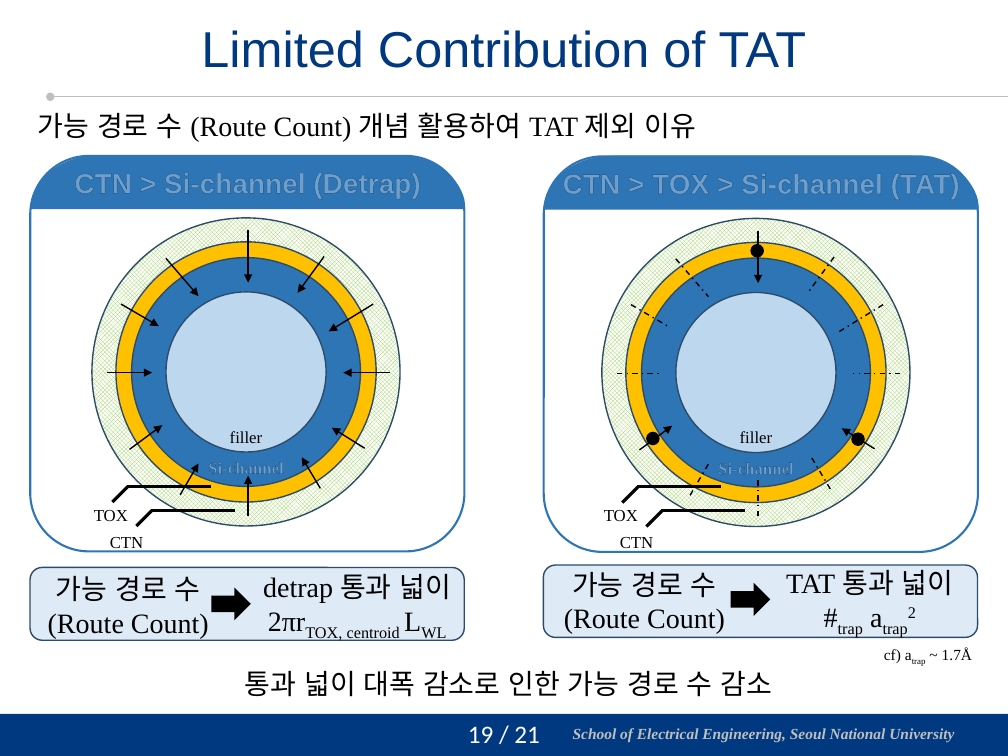
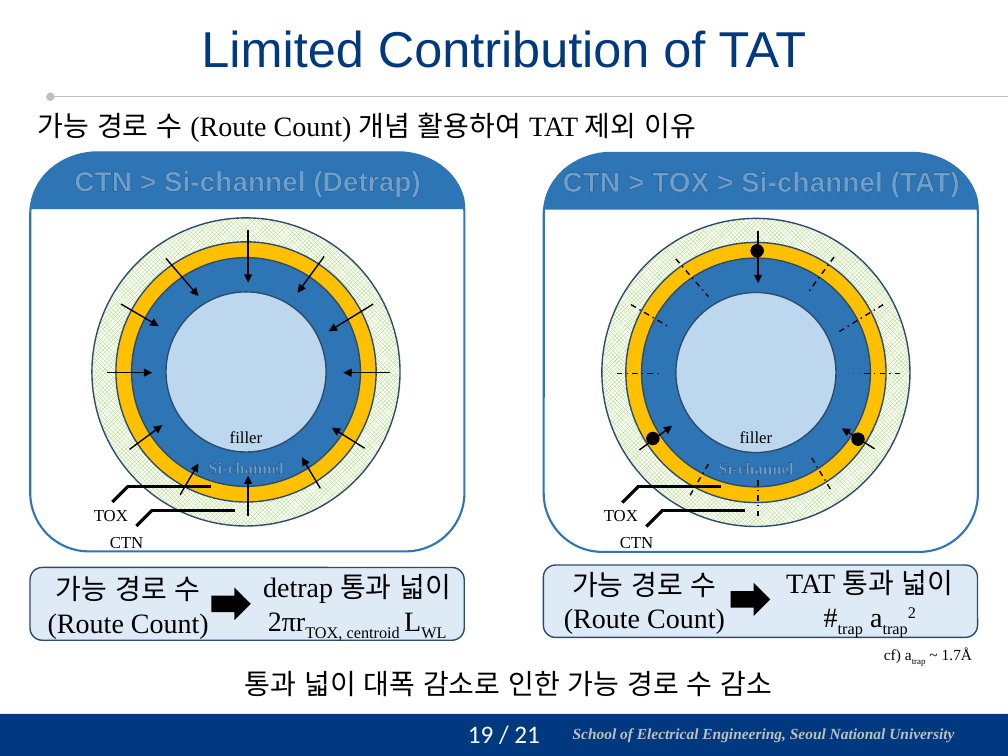
Before and after one commit to vectorcont62-dev/Graduation-SNU-MS, a slide deck: slide 20 of 진명 석사졸업 연구 정리 - TAT 제외.pptx. Drawn at 1008x756 pixels with LibreOffice and Linux fonts; fonts in the diff are those of the drawing; background and template pictures are left out. Boxes give left, top, right and bottom in pixels: in the first picture for what was removed or moved away, otherwise in the second. Text is boxed around its words. In the diff, an @@ line names an element or a change of style, - is before the commit and + after.

```diff
--- a/진명 석사졸업 연구 정리 - TAT 제외.pptx
+++ b/진명 석사졸업 연구 정리 - TAT 제외.pptx
@@ freeform shape "CTN > Si-channel (Detrap)": place and size @@
-freeform shape "CTN > Si-channel (Detrap)" at box(31, 156, 465, 209)
+freeform shape "CTN > Si-channel (Detrap)" at box(31, 152, 465, 209)
@@ freeform shape "CTN > TOX > Si-channel ...": place and size @@
-freeform shape "CTN > TOX > Si-channel ..." at box(544, 156, 978, 209)
+freeform shape "CTN > TOX > Si-channel ..." at box(544, 152, 978, 209)
```
Also in this commit, not shown: 1 other slide changed.
